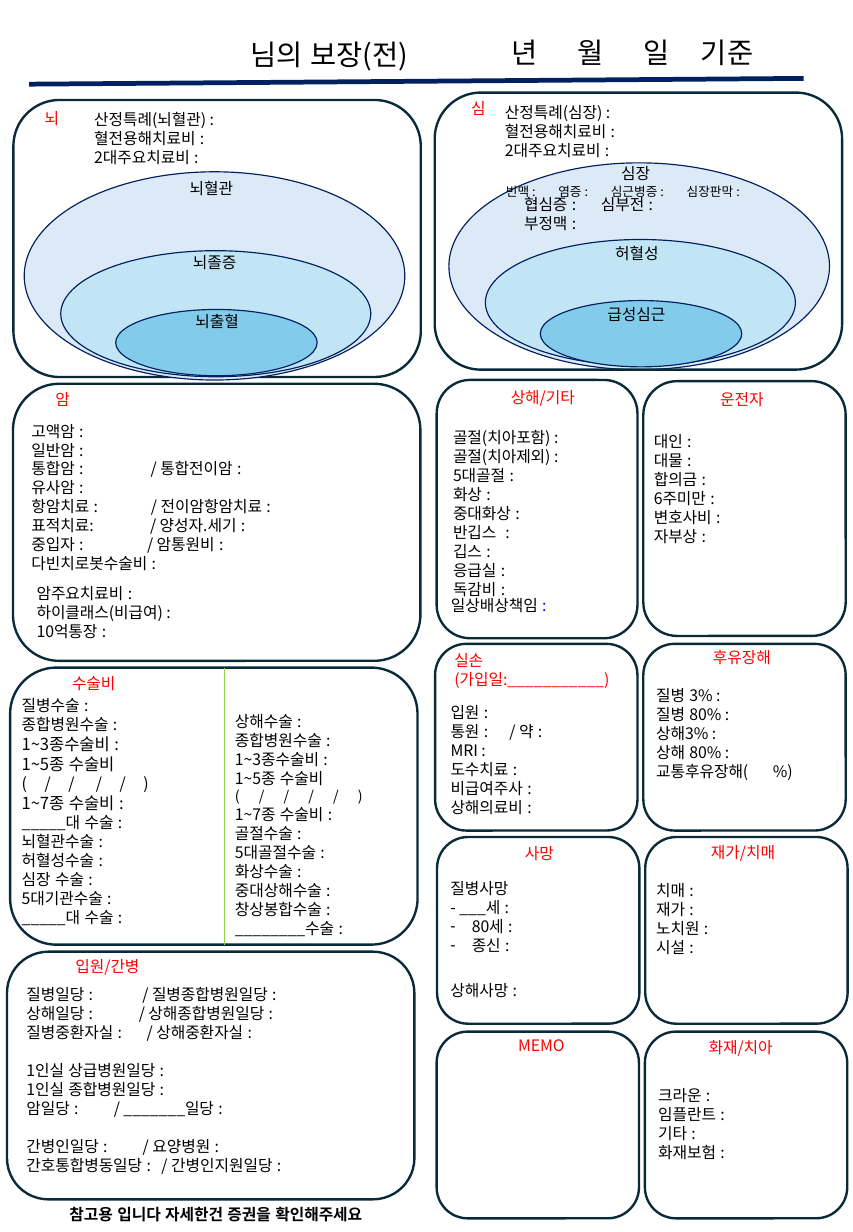
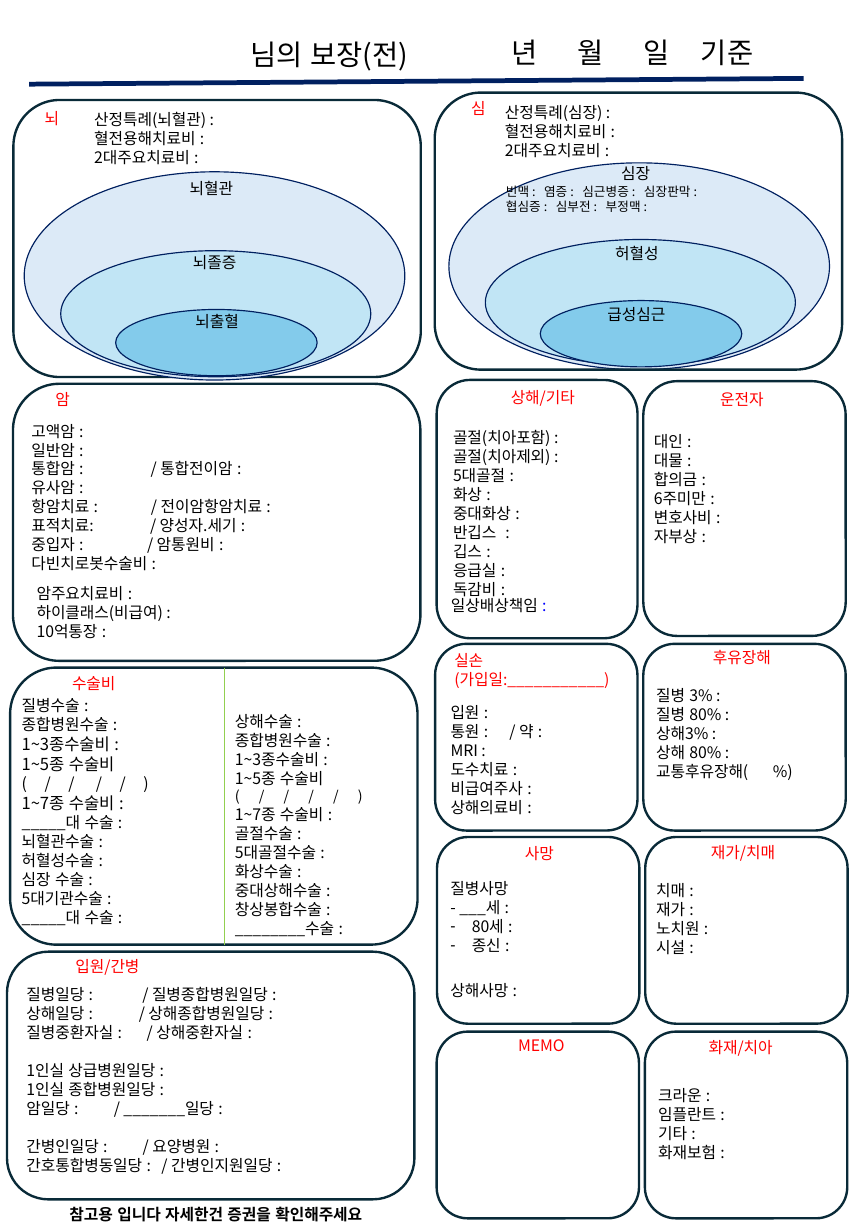
Before and after one commit to bokkile83-ui/barum-bunseok-backend, a slide deck: slide 1 of ppt_form.pptx. Drawn at 853x1232 pixels with LibreOffice and Linux fonts; fonts in the diff are those of the drawing. Boxes give left, top, right and bottom in pixels: in the first picture for what was removed or moved away, otherwise in the second. Text is boxed around its words. In the diff, an @@ line names an element or a change of style, - is before the commit and + after.

```diff
--- a/ppt_form.pptx
+++ b/ppt_form.pptx
@@ text at [506,200,641,212]: paragraph added @@
+협심증 : 심부전 : 부정맥 :
@@ text removed at [524,185,697,544] @@
-협심증 : 심부전 :
-부정맥 :
```
Also in this commit, not shown: 3 other files.
